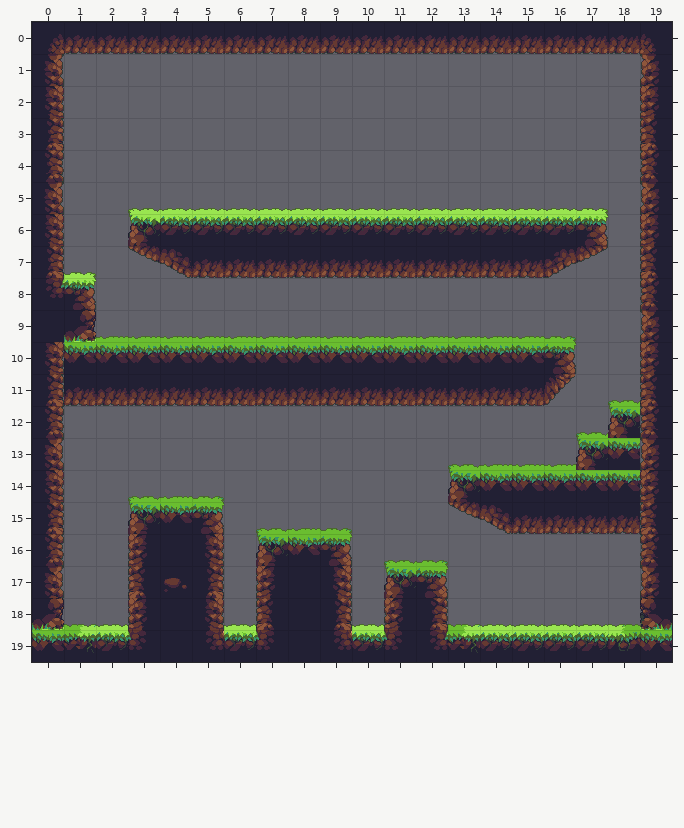
Tiled map (JSON), stored at resources/levels/MapPortalTest2.json. Above: the version before the commit.
Cells are 32x32 px. Shown: x 0..19, y 0..19.
Now the later version:
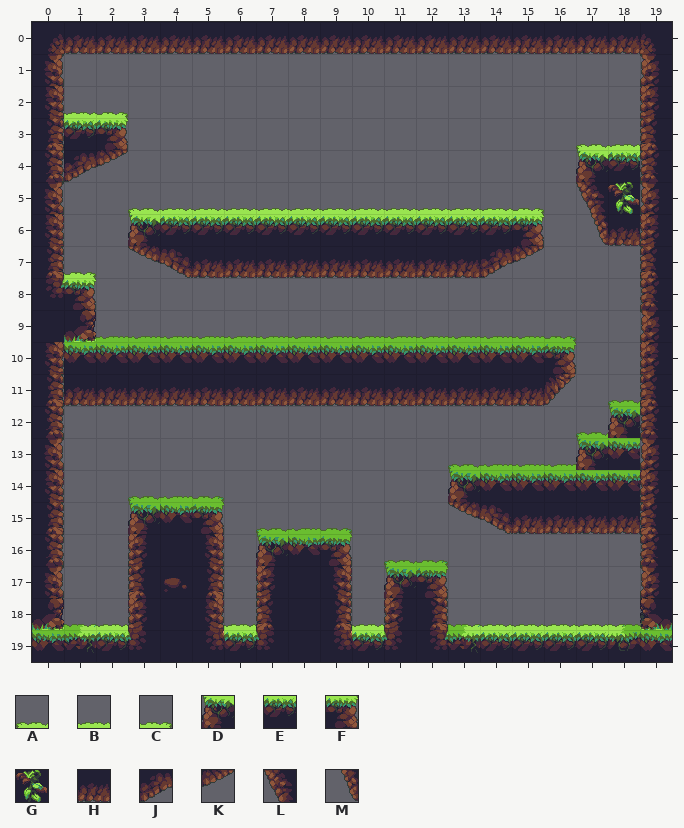
Key: from "OPP Jungle": A 0, B 1, C 2, D 28, E 29, F 30, G 184, H 228, J 257, K 258, L 283, M 311.
_ is an empty cell, . an unchanged one.
From the commit log: player spawn now only accepts locations that are right above a ground tile
Change:
--- layer "Level"
@@ x 1..18 @@
- 2 __................
- 3 __..............__
- 4 __..............__
- 5 ..............BBC_
- 6 ..............EEF_
- 7 .............HHJK.
+ 2 BC................
+ 3 EF..............AB
+ 4 JK..............DE
+ 5 ..............C_LG
+ 6 ..............F_MH
+ 7 .............JK__.
Pixel boxes of the changes (left, top, right, bottom) in both pictures:
added: (64, 112, 128, 182)
changed: (480, 144, 640, 278)
